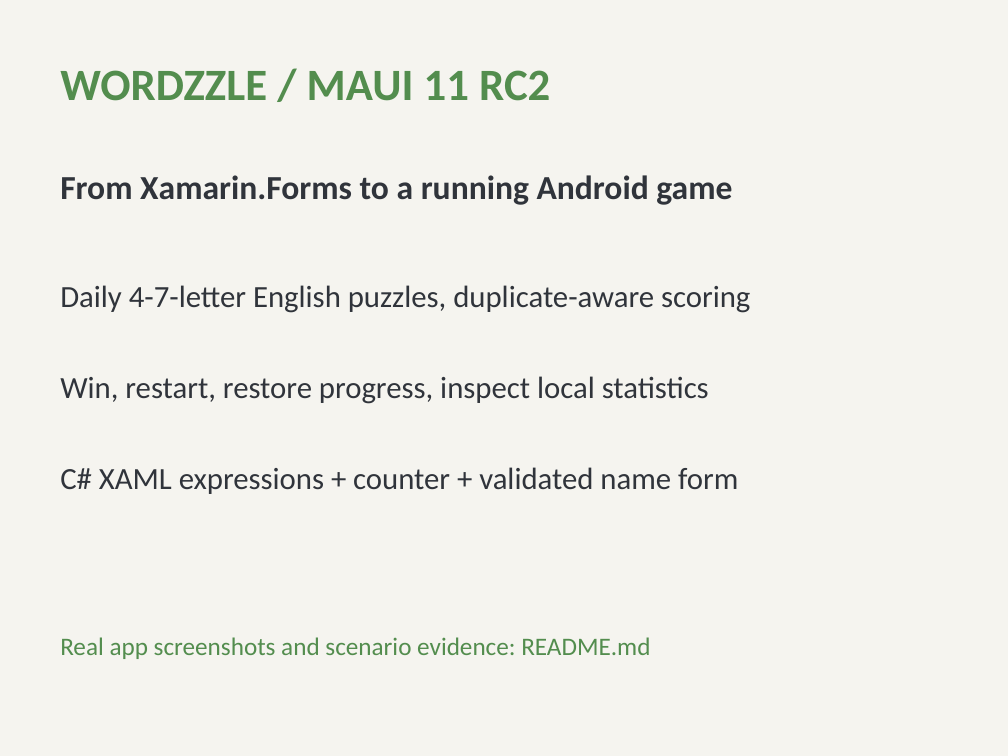
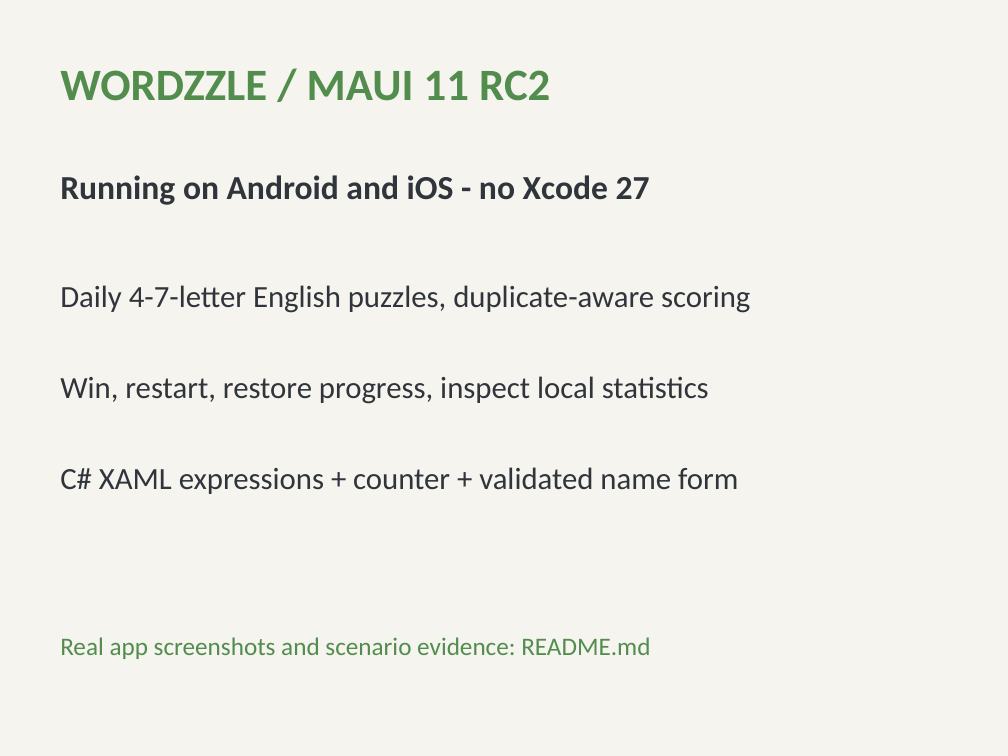
Before and after one commit to kubaflo/maui, a slide deck: slide 1 of src/Controls/samples/Wordzzle/Wordzzle-hackathon.pptx. Drawn at 1008x756 pixels with LibreOffice and Linux fonts; fonts in the diff are those of the drawing. Boxes give left, top, right and bottom in pixels: in the first picture for what was removed or moved away, otherwise in the second. Text is boxed around its words. In the diff, an @@ line names an element or a change of style, - is before the commit and + after.

```diff
--- a/src/Controls/samples/Wordzzle/Wordzzle-hackathon.pptx
+++ b/src/Controls/samples/Wordzzle/Wordzzle-hackathon.pptx
@@ text at (60,175,650,205): text changed @@
-From Xamarin.Forms to a running Android game
+Running on Android and iOS - no Xcode 27
```
Also in this commit, not shown: 1 other slide changed, 14 other files.
